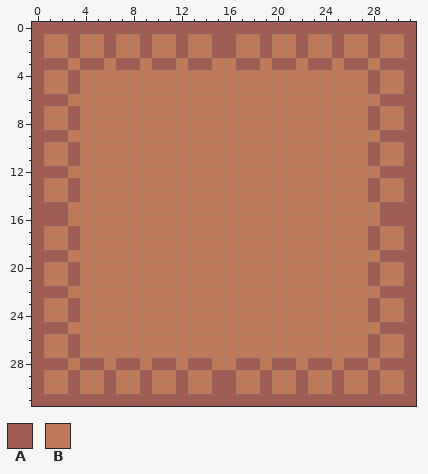
File history of a pixel-art file, Assets/Art/Walls/WoodBG.aseprite. The picture above was drawn from the file before the commit.
32x32 pixels, 1 frame.
Palette (. is transparent): A #a05b53  B #bf7958
Pixels before, first column x 0:
 0 AAAAAAAAAAAAAAAAAAAAAAAAAAAAAAAA
 1 ABBABBABBABBABBAABBABBABBABBABBA
 2 ABBABBABBABBABBAABBABBABBABBABBA
 3 AAABAABAABAABAABBAABAABAABAABAAA
 4 ABBABBBBBBBBBBBBBBBBBBBBBBBBABBA
 5 ABBABBBBBBBBBBBBBBBBBBBBBBBBABBA
 6 AAABBBBBBBBBBBBBBBBBBBBBBBBBBAAA
 7 ABBABBBBBBBBBBBBBBBBBBBBBBBBABBA
 8 ABBABBBBBBBBBBBBBBBBBBBBBBBBABBA
 9 AAABBBBBBBBBBBBBBBBBBBBBBBBBBAAA
10 ABBABBBBBBBBBBBBBBBBBBBBBBBBABBA
11 ABBABBBBBBBBBBBBBBBBBBBBBBBBABBA
12 AAABBBBBBBBBBBBBBBBBBBBBBBBBBAAA
13 ABBABBBBBBBBBBBBBBBBBBBBBBBBABBA
14 ABBABBBBBBBBBBBBBBBBBBBBBBBBABBA
15 AAABBBBBBBBBBBBBBBBBBBBBBBBBBAAA
16 AAABBBBBBBBBBBBBBBBBBBBBBBBBBAAA
17 ABBABBBBBBBBBBBBBBBBBBBBBBBBABBA
18 ABBABBBBBBBBBBBBBBBBBBBBBBBBABBA
19 AAABBBBBBBBBBBBBBBBBBBBBBBBBBAAA
20 ABBABBBBBBBBBBBBBBBBBBBBBBBBABBA
21 ABBABBBBBBBBBBBBBBBBBBBBBBBBABBA
22 AAABBBBBBBBBBBBBBBBBBBBBBBBBBAAA
23 ABBABBBBBBBBBBBBBBBBBBBBBBBBABBA
24 ABBABBBBBBBBBBBBBBBBBBBBBBBBABBA
25 AAABBBBBBBBBBBBBBBBBBBBBBBBBBAAA
26 ABBABBBBBBBBBBBBBBBBBBBBBBBBABBA
27 ABBABBBBBBBBBBBBBBBBBBBBBBBBABBA
28 AAABAABAABAABAABBAABAABAABAABAAA
29 ABBABBABBABBABBAABBABBABBABBABBA
30 ABBABBABBABBABBAABBABBABBABBABBA
31 AAAAAAAAAAAAAAAAAAAAAAAAAAAAAAAA
After the commit:
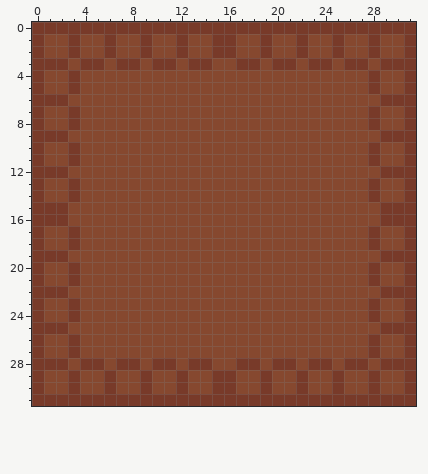
Difference:
colour A: #a05b53 -> #783a29
colour B: #bf7958 -> #86482f
Pixel boxes of the changes (left, top, right, bottom) in both pictures:
changed: (32, 22, 416, 406)
